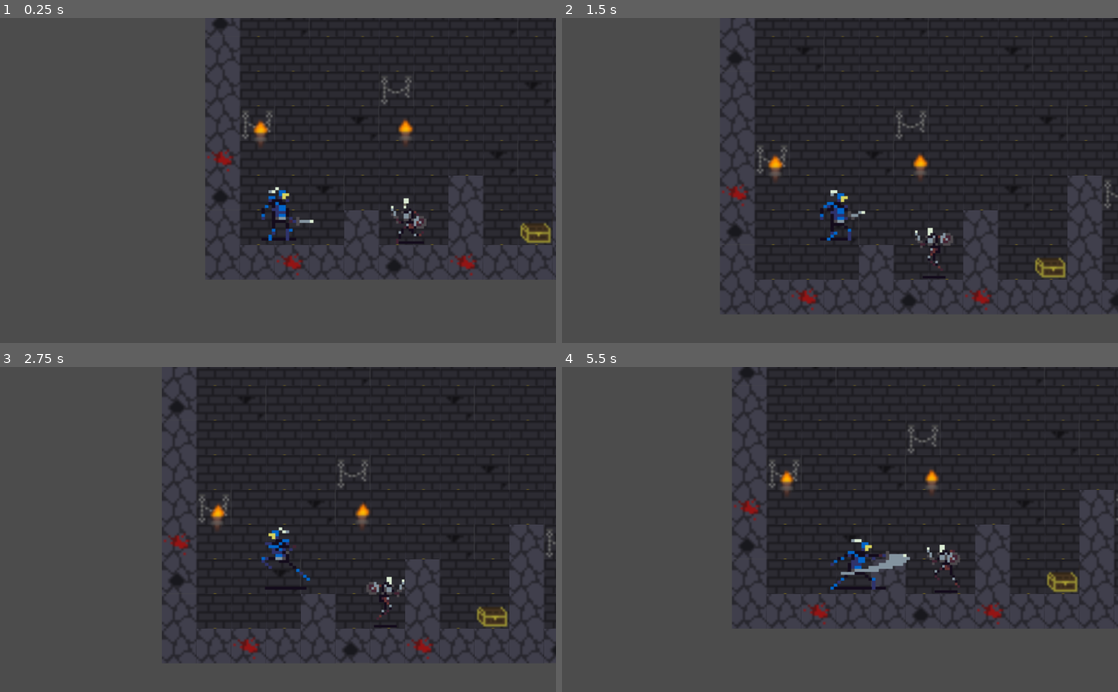
Above: before the commit, frames 1-4 (two rows, left to right).
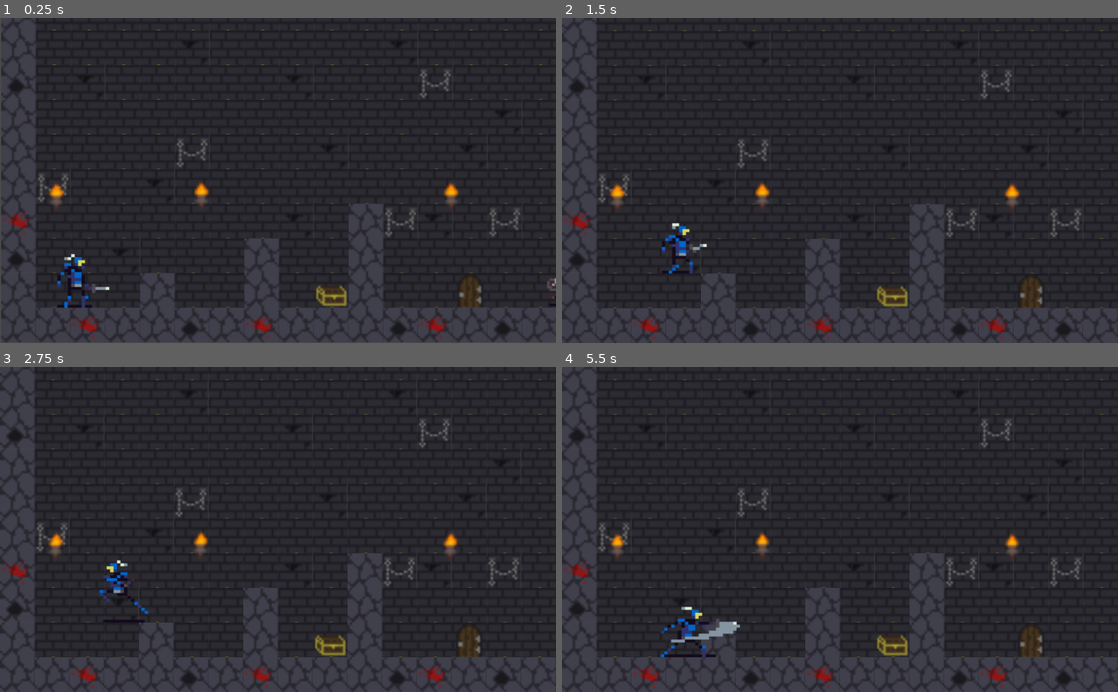
Above: after the commit, the same moments.

Repository: DEDaWil/game_heh
Game: Godot game, scene res://scenes/level.tscn
Same seed, same stepped clock (60 frames per second), same inputs: the game is played once before the commit and once after it.
Inputs (mouse positions are in pixels of both pictures, inside the frame that each line leads up to):
- Up to frame 1 (0.25 s): no input
- Up to frame 2 (1.5 s): move the mouse to (962, 164) at 0.52 s; hold D (player_right) from 0.53 s (still down); click (962, 164) at 0.6 s; tap W (player_up) at 0.77 s; move the mouse to (728, 196) at 1.27 s; click (728, 196) at 1.35 s
- Up to frame 3 (2.75 s): tap W (player_up) at 1.52 s; move the mouse to (333, 458) at 2.02 s; release D (player_right) at 2.03 s; hold A (player_left) from 2.03 s (still down); click (333, 458) at 2.1 s
- Up to frame 4 (5.5 s): move the mouse to (812, 594) at 2.77 s; release A (player_left) at 2.78 s; hold D (player_right) 2.78-4.28 s; click (812, 594) at 2.85 s; tap W (player_up) at 3.02, 3.77, 4.52 s; move the mouse to (1006, 578) at 3.52 s; click (1006, 578) at 3.6 s; move the mouse to (673, 480) at 4.27 s; hold A (player_left) 4.28-5.03 s; click (673, 480) at 4.35 s; move the mouse to (867, 529) at 5.02 s; hold D (player_right) from 5.03 s (still down); click (867, 529) at 5.1 s

The runs differ from the first frame. In frame 1, 45% of the frame differs, in the area x 0-100%, y 0-100%; in frame 2, 37%; in frame 3, 37%; in frame 4, 43%.

Commit message:
move camera along the level

Diff:
--- a/project.godot
+++ b/project.godot
@@ -22,7 +22,7 @@
 [display]
 
 window/stretch/mode="viewport"
-window/stretch/aspect="keep"
+window/stretch/aspect="expand"
 
 [input]
 
--- a/scenes/level.tscn
+++ b/scenes/level.tscn
@@ -56,13 +56,20 @@
 run_speed = 400
 
 [node name="Skeleton" parent="." instance=ExtResource( 3 )]
-position = Vector2( 375.073, 246.733 )
+position = Vector2( 966.138, 248.817 )
 scale = Vector2( 4, 4 )
 z_index = 1
 
 [node name="Camera" type="Camera2D" parent="."]
-position = Vector2( 487.125, 381.728 )
+position = Vector2( 482.001, 358.99 )
 current = true
+limit_left = 0
+limit_top = 0
+limit_right = 1855
+limit_bottom = 640
+limit_smoothed = true
+smoothing_enabled = true
+smoothing_speed = 10.0
 script = ExtResource( 5 )
 
 [node name="AudioStreamPlayer" type="AudioStreamPlayer" parent="."]
--- a/scenes/player.tscn
+++ b/scenes/player.tscn
@@ -72,7 +72,7 @@
 [sub_resource type="RectangleShape2D" id=5]
 resource_local_to_scene = true
 custom_solver_bias = 1.0
-extents = Vector2( 10.3194, 12.1825 )
+extents = Vector2( 10.3194, 11.2909 )
 
 [node name="Player" type="KinematicBody2D"]
 position = Vector2( 92.2597, 86.1677 )
@@ -84,7 +84,7 @@
 texture = ExtResource( 1 )
 vframes = 2
 hframes = 8
-frame = 7
+frame = 8
 
 [node name="Animations" type="AnimationPlayer" parent="."]
 autoplay = "Idle"
@@ -94,5 +94,5 @@
 anims/Run = SubResource( 4 )
 
 [node name="CollisionShape2D" type="CollisionShape2D" parent="."]
-position = Vector2( 3.82814, 17.5746 )
+position = Vector2( 3.82814, 16.4732 )
 shape = SubResource( 5 )
--- a/scripts/camera.gd
+++ b/scripts/camera.gd
@@ -1,5 +1,6 @@
 extends Node2D
 
+onready var player = get_node("../Player")
+
 func _process(delta):
-	position = get_node("../Player").position
-	pass
+	position.x = player.position.x
